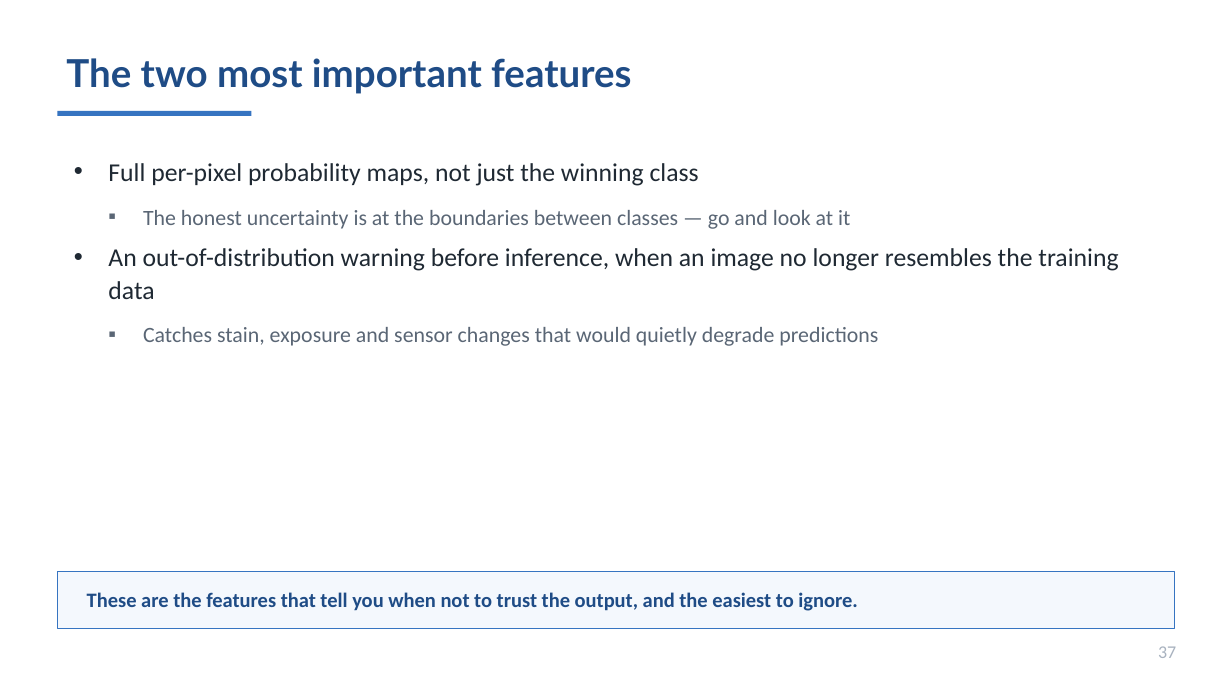
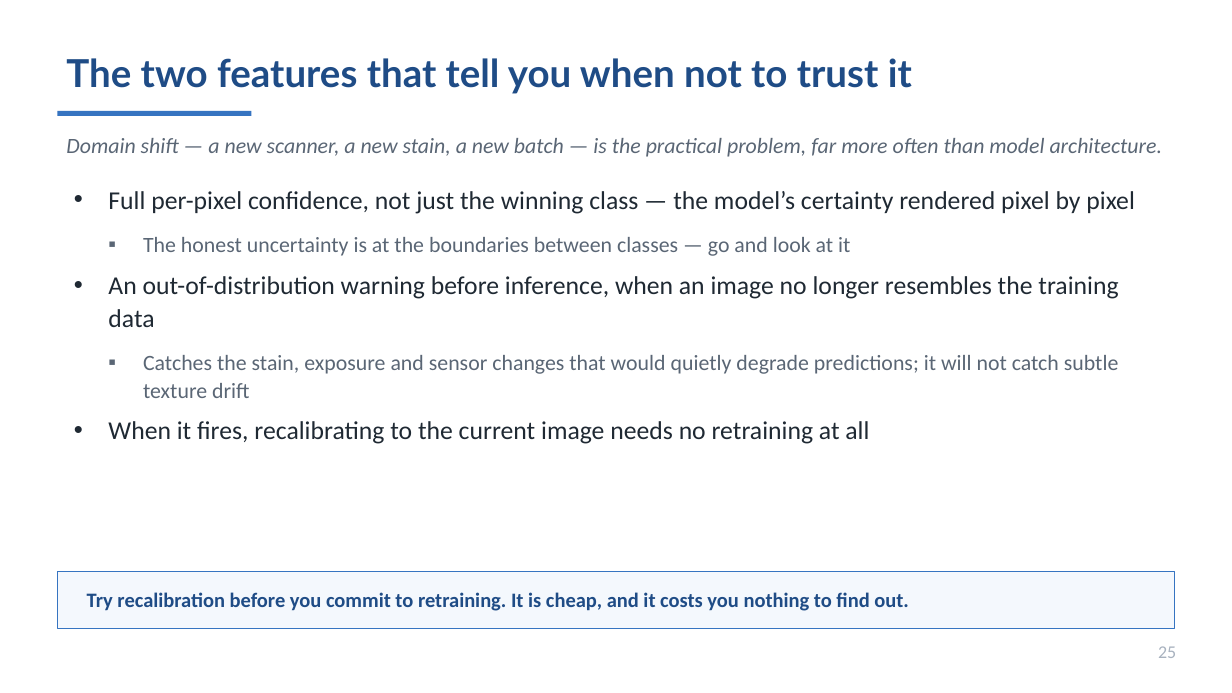
Before and after one commit to MichaelSNelson/BINA-I2K-2026-QuPath-Extensions, a slide deck: slide 25 of I2K_2026_QuPath_Extensions.pptx (slide 37 before the commit). Drawn at 1232x693 pixels with LibreOffice and Linux fonts; fonts in the diff are those of the drawing. Boxes give left, top, right and bottom in pixels: in the first picture for what was removed or moved away, otherwise in the second. Text is boxed around its words. In the diff, an @@ line names an element or a change of style, - is before the commit and + after.

```diff
--- a/I2K_2026_QuPath_Extensions.pptx
+++ b/I2K_2026_QuPath_Extensions.pptx
@@ text at bbox=[66, 58, 912, 94]: text changed @@
-The two most important features
+The two features that tell you when not to trust it
@@ text added at bbox=[66, 138, 1163, 157], 17 pt, text #5A6675, italic @@
+Domain shift — a new scanner, a new stain, a new batch — is the practical problem, far more often than model architecture.
@@ text "Full per-pixel confidence, not just ...": place and size @@
-text "Full per-pixel confidence, not just ..." at bbox=[108, 163, 1118, 346]
+text "Full per-pixel confidence, not just ..." at bbox=[108, 191, 1135, 444]
@@ text at bbox=[108, 191, 1135, 214]: text changed @@
-• Full per-pixel probability maps, not just the winning class
+• Full per-pixel confidence, not just the winning class — the model’s certainty rendered pixel by pixel
@@ text at bbox=[108, 355, 1119, 444]: text changed @@
-  ▪ Catches stain, exposure and sensor changes that would quietly degrade predictions
+  ▪ Catches the stain, exposure and sensor changes that would quietly degrade predictions; it will not catch subtle texture drift
+• When it fires, recalibrating to the current image needs no retraining at all
@@ text at bbox=[87, 592, 909, 611]: text changed @@
-These are the features that tell you when not to trust the output, and the easiest to ignore.
+Try recalibration before you commit to retraining. It is cheap, and it costs you nothing to find out.
@@ text at bbox=[1158, 646, 1176, 658]: text changed @@
-37
+25
```
Also in this commit, not shown: 41 other slides changed, 1 slide added, 11 slides removed, 4 other files.
